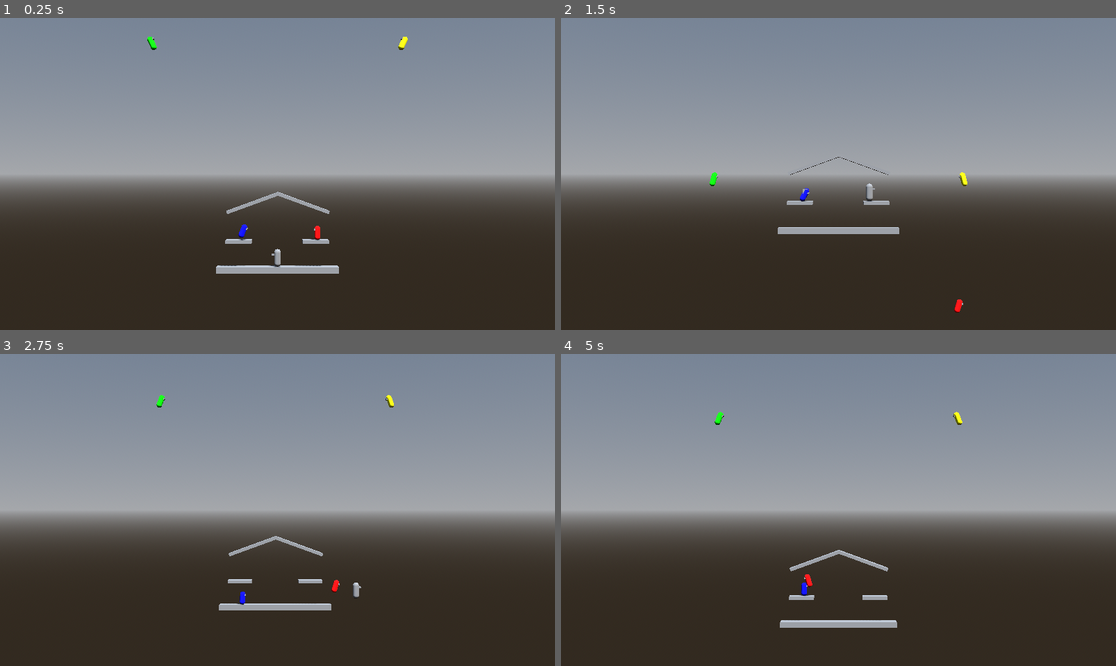
Above: before the commit, frames 1-4 (two rows, left to right).
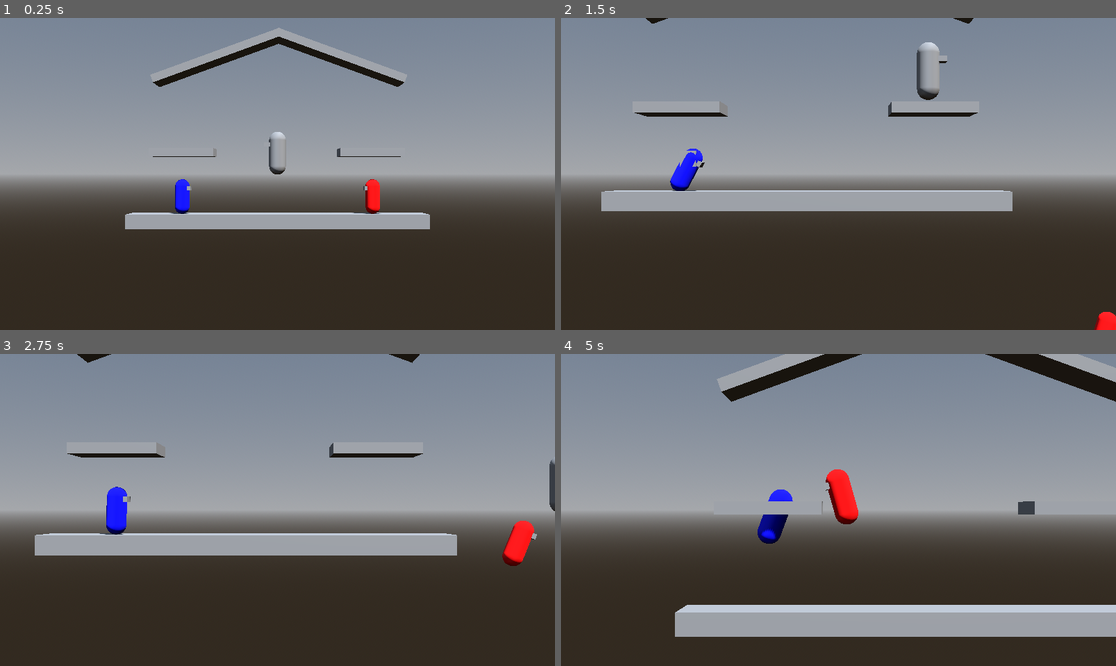
Above: after the commit, the same moments.

Repository: CocoMarck/SuperSmashTux
Game: Godot game, scene res://scenes/main.tscn
Same seed, same stepped clock (60 frames per second), same inputs: the game is played once before the commit and once after it.
Inputs:
- Up to frame 1 (0.25 s): no input
- Up to frame 2 (1.5 s): hold Right (player1_move_right) 0.53-1.28 s; tap K (player1_attack) at 0.6 s; tap Space (player1_jump) at 0.77 s; hold Down (player1_move_down) from 1.28 s (still down); tap G (player2_attack) at 1.35 s
- Up to frame 3 (2.75 s): tap Space (player1_jump) at 1.52 s; release Down (player1_move_down) at 2.03 s; hold Right (player1_move_right) from 2.03 s (still down); tap S (player2_move_down) at 2.1 s
- Up to frame 4 (5 s): release Right (player1_move_right) at 2.78 s; hold Up (player1_move_up) 2.78-3.53 s; tap A (player2_move_left) at 2.85 s; tap Space (player1_jump) at 3.02, 3.77, 4.52 s; hold Left (player1_move_left) from 3.53 s (still down); tap D (player2_move_right) at 3.6 s; tap W (player2_move_up) at 4.35 s

The runs differ from the first frame. In frame 1, 7.2% of the frame differs, in the area x 22-78%, y 3-82%; in frame 2, 7.2%; in frame 3, 7.8%; in frame 4, 13%, in the area x 20-100%, y 0-91%.

Commit message:
various adjustments to the camera and character physics

Diff:
--- a/prefabs/character.tscn
+++ b/prefabs/character.tscn
@@ -543,7 +543,7 @@
 }
 
 [sub_resource type="Animation" id="Animation_33sf3"]
-length = 0.39999999999999997
+length = 0.4
 loop_mode = 1
 tracks/0/type = "value"
 tracks/0/imported = false
--- a/scenes/main.tscn
+++ b/scenes/main.tscn
@@ -12,10 +12,10 @@
 [sub_resource type="CameraAttributesPractical" id="CameraAttributesPractical_gl6un"]
 
 [sub_resource type="BoxShape3D" id="BoxShape3D_playa"]
-size = Vector3(96, 64, 10)
+size = Vector3(24, 19, 4)
 
 [sub_resource type="BoxShape3D" id="BoxShape3D_camara"]
-size = Vector3(42, 20, 10)
+size = Vector3(12, 7.7060547, 2)
 
 [sub_resource type="BoxShape3D" id="BoxShape3D_bkxvp"]
 size = Vector3(41.528, 2, 4)
@@ -39,7 +39,6 @@
 
 [node name="GameManager" type="Node" parent="." unique_id=1756435872 node_paths=PackedStringArray("spawn_points", "play_area")]
 script = ExtResource("8_gmngr")
-character_types = Array[int]([0, 0, 1, 1])
 spawn_points = [NodePath("../SpawnPoint1"), NodePath("../SpawnPoint2"), NodePath("../SpawnPoint3"), NodePath("../SpawnPoint4")]
 play_area = NodePath("../PlayArea")
 
@@ -57,26 +56,26 @@
 play_area = NodePath("../PlayArea")
 
 [node name="Camera3D" type="Camera3D" parent="CameraPivot" unique_id=1986782906]
-transform = Transform3D(1, 0, 0, 0, 1, 0, 0, 0, 1, 0, 0, 50)
+transform = Transform3D(1, 0, 0, 0, 1, 0, 0, 0, 1, 0, 0, 29)
 fov = 30.0
 size = 25.418
 
 [node name="PlayArea" type="Area3D" parent="." unique_id=2074284855]
 
 [node name="CollisionShape3D" type="CollisionShape3D" parent="PlayArea" unique_id=1895952398]
-transform = Transform3D(1, 0, 0, 0, 1, 0, 0, 0, 1, 0, 8, 0)
+transform = Transform3D(1, 0, 0, 0, 1, 0, 0, 0, 1, 0, 1.5, 0)
 shape = SubResource("BoxShape3D_playa")
 debug_color = Color(0, 0.65141195, 0.03484089, 0.41960785)
 
 [node name="CameraArea" type="Area3D" parent="." unique_id=1882558199]
 
 [node name="CollisionShape3D" type="CollisionShape3D" parent="CameraArea" unique_id=1492263022]
-transform = Transform3D(1, 0, 0, 0, 1, 0, 0, 0, 1, 0, 10, 0)
+transform = Transform3D(1, 0, 0, 0, 1, 0, 0, 0, 1, 0, 1.1469727, 0)
 shape = SubResource("BoxShape3D_camara")
 debug_color = Color(0.6581904, 0.51603204, 0, 0.41960785)
 
 [node name="Ground" type="StaticBody3D" parent="." unique_id=829472546]
-transform = Transform3D(1, 0, 0, 0, 1, 0, 0, 0, 1, 0, -1, 0)
+transform = Transform3D(1, 0, 0, 0, 1, 0, 0, 0, 1, 0, -3, 0)
 script = ExtResource("4_grnd0")
 
 [node name="CollisionShape3D" type="CollisionShape3D" parent="Ground" unique_id=1331585089]
@@ -88,7 +87,7 @@
 mesh = SubResource("BoxMesh_o7g8m")
 
 [node name="PlatformLeft" type="StaticBody3D" parent="." unique_id=612300481]
-transform = Transform3D(1, 0, 0, 0, 1, 0, 0, 0, 1, -12, 6.094, 0)
+transform = Transform3D(1, 0, 0, 0, 1, 0, 0, 0, 1, -12, 4.094, 0)
 script = ExtResource("3_p1atf")
 
 [node name="CollisionShape3D" type="CollisionShape3D" parent="PlatformLeft" unique_id=612300482]
@@ -100,7 +99,7 @@
 mesh = SubResource("BoxMesh_plat01")
 
 [node name="PlatformRight" type="StaticBody3D" parent="." unique_id=612300484]
-transform = Transform3D(1, 0, 0, 0, 1, 0, 0, 0, 1, 12, 6.094, 0)
+transform = Transform3D(1, 0, 0, 0, 1, 0, 0, 0, 1, 12, 4.094, 0)
 script = ExtResource("3_p1atf")
 
 [node name="CollisionShape3D" type="CollisionShape3D" parent="PlatformRight" unique_id=612300485]
@@ -112,7 +111,7 @@
 mesh = SubResource("BoxMesh_plat01")
 
 [node name="RoofLeft" type="StaticBody3D" parent="." unique_id=1347968376]
-transform = Transform3D(0.93969256, -0.3420201, 0, 0.3420201, 0.93969256, 0, 0, 0, 1, -8, 16.9118, 0)
+transform = Transform3D(0.93969256, -0.3420201, 0, 0.3420201, 0.93969256, 0, 0, 0, 1, -8, 14.9118, 0)
 script = ExtResource("3_p1atf")
 
 [node name="CollisionShape3D" type="CollisionShape3D" parent="RoofLeft" unique_id=867199618]
@@ -124,7 +123,7 @@
 mesh = SubResource("BoxMesh_roof01")
 
 [node name="RoofRight" type="StaticBody3D" parent="." unique_id=1742371311]
-transform = Transform3D(-0.93969256, 0.34202012, 1.509958e-07, 0.3420201, 0.9396926, 6.1777605e-10, -1.4167834e-07, 5.2224124e-08, -1, 8, 16.9118, 0)
+transform = Transform3D(-0.93969256, 0.34202012, 1.509958e-07, 0.3420201, 0.9396926, 6.1777605e-10, -1.4167834e-07, 5.2224124e-08, -1, 8, 14.9118, 0)
 script = ExtResource("3_p1atf")
 
 [node name="CollisionShape3D" type="CollisionShape3D" parent="RoofRight" unique_id=1742676817]
@@ -136,24 +135,24 @@
 mesh = SubResource("BoxMesh_roof01")
 
 [node name="SpawnPoint1" type="Marker3D" parent="." unique_id=414765233]
-transform = Transform3D(1, 0, 0, 0, 1, 0, 0, 0, 1, 4.074463, 3.6603336, 0)
-gizmo_extents = 2.0
+transform = Transform3D(1, 0, 0, 0, 1, 0, 0, 0, 1, 4, -1.5, 0)
+gizmo_extents = 0.5
 script = ExtResource("2_o6xl0")
 
 [node name="SpawnPoint2" type="Marker3D" parent="." unique_id=149246284]
-transform = Transform3D(1, 0, 0, 0, 1, 0, 0, 0, 1, -3.7029552, 4.0815268, 0)
-gizmo_extents = 2.0
+transform = Transform3D(1, 0, 0, 0, 1, 0, 0, 0, 1, -4, -1.5, 0)
+gizmo_extents = 0.5
 script = ExtResource("2_o6xl0")
 init_looking_at_right = true
 
 [node name="SpawnPoint3" type="Marker3D" parent="." unique_id=1589215959]
-transform = Transform3D(1, 0, 0, 0, 1, 0, 0, 0, 1, 13, 20, 0)
-gizmo_extents = 2.0
+transform = Transform3D(1, 0, 0, 0, 1, 0, 0, 0, 1, 4, 1.5, 0)
+gizmo_extents = 0.5
 script = ExtResource("2_o6xl0")
 
 [node name="SpawnPoint4" type="Marker3D" parent="." unique_id=534624275]
-transform = Transform3D(1, 0, 0, 0, 1, 0, 0, 0, 1, -13, 20, 0)
-gizmo_extents = 2.0
+transform = Transform3D(1, 0, 0, 0, 1, 0, 0, 0, 1, -4, 1.5, 0)
+gizmo_extents = 0.5
 script = ExtResource("2_o6xl0")
 init_looking_at_right = true
 
--- a/scripts/camera_follow.gd
+++ b/scripts/camera_follow.gd
@@ -5,13 +5,13 @@
 
 # Propiedades publicas | Zoom.
 @export_group("Zoom")
-@export var zoom_min_distance: float = 40.0    # que tan cerca puede llegar la camara
-@export var zoom_max_distance: float = 70.0    # que tan lejos puede alejarse la camara
+@export var zoom_min_distance: float = 12.0    # que tan cerca puede llegar la camara
+@export var zoom_max_distance: float = 20.0    # que tan lejos puede alejarse la camara
 
 # Propiedades publicas | Suavizado.
 @export_group("Smoothing")
-@export var pan_speed: float = 6.0         # que tan rapido sigue la posicion x/y al objetivo
-@export var zoom_out_speed: float = 8.0    # que tan rapido se aleja cuando los peleadores se separan
+@export var pan_speed: float = 4.0         # que tan rapido sigue la posicion x/y al objetivo
+@export var zoom_out_speed: float = 3.0    # que tan rapido se aleja cuando los peleadores se separan
 @export var zoom_in_speed: float = 2.0     # que tan rapido se acerca cuando los peleadores se juntan
 
 # Propiedades publicas | Area de juego.
--- a/scripts/character.gd
+++ b/scripts/character.gd
@@ -10,15 +10,15 @@
 const ONE_WAY_COYOTE_TIME := 0.3   # tiempo de perdon al salirse de la orilla y querer regresar
 
 # Constantes | Agarre de orillas.
-const LEDGE_GRAB_REACH := 1.2      # que tan lejos por fuera de la orilla se puede agarrar
+const LEDGE_GRAB_REACH := 0.35      # que tan lejos por fuera de la orilla se puede agarrar
 const LEDGE_GRAB_DEPTH := 2.5      # que tan abajo de la cara superior se agarra
-const LEDGE_HANG_OFFSET := 0.5     # que tan separado de la orilla se queda colgado
-const LEDGE_RELEASE_TIME := 0.35   # cooldown tras soltarse, pa no re-agarrarse solo
+const LEDGE_HANG_OFFSET := 0.45     # que tan separado de la orilla se queda colgado
+const LEDGE_RELEASE_TIME := 0.4   # cooldown tras soltarse, pa no re-agarrarse solo
 
 # Propiedades publicas | Gravedad y velocidad.
 @export_group("Movement")
-@export var speed: int = 10
-@export var jump_impulse: int = 13
+@export var speed: int = 6
+@export var jump_impulse: int = 10
 @export var init_looking_at_right: bool = false
 
 # Propiedades publicas | Apariencia.
@@ -48,7 +48,7 @@
 var _x_not_zero_value :float = 0.0
 var _jump_count: int = 0
 var _was_jumping: bool = false
-var _fall_acceleration_multiplier: float = 1.0
+var _fall_acceleration_multiplier: float = 1.3
 
 # Propiedades privadas | Hitbox de daño a los enemigos locos.
 var _hitbox_count: float = 0.0
@@ -67,7 +67,7 @@
 		0.5, true, Vector3(1,1,0)
 	),
 	FightMove.new(
-		"dash", 0.3, 10, true, false, Vector3(12,0,0), false, Vector3(0.5, -0.5, 0), &"dash_attack", 0.0,
+		"dash", 0.3, 10, true, false, Vector3(8,0,0), false, Vector3(0.5, -0.5, 0), &"dash_attack", 0.0,
 		0.5, true, Vector3(1.5,1,0)
 	),
 	FightMove.new(
--- a/scripts/gravity_body_3d.gd
+++ b/scripts/gravity_body_3d.gd
@@ -5,7 +5,7 @@
 
 # Propiedades publicas
 @export_group("Gravity")
-@export var fall_acceleration: int = 32
+@export var fall_acceleration: int = 24
 
 # Prpiedades privadas | Gravedad | Fuerza vertical | Movimiento
 var _target_velocity: Vector3 = Vector3.ZERO
